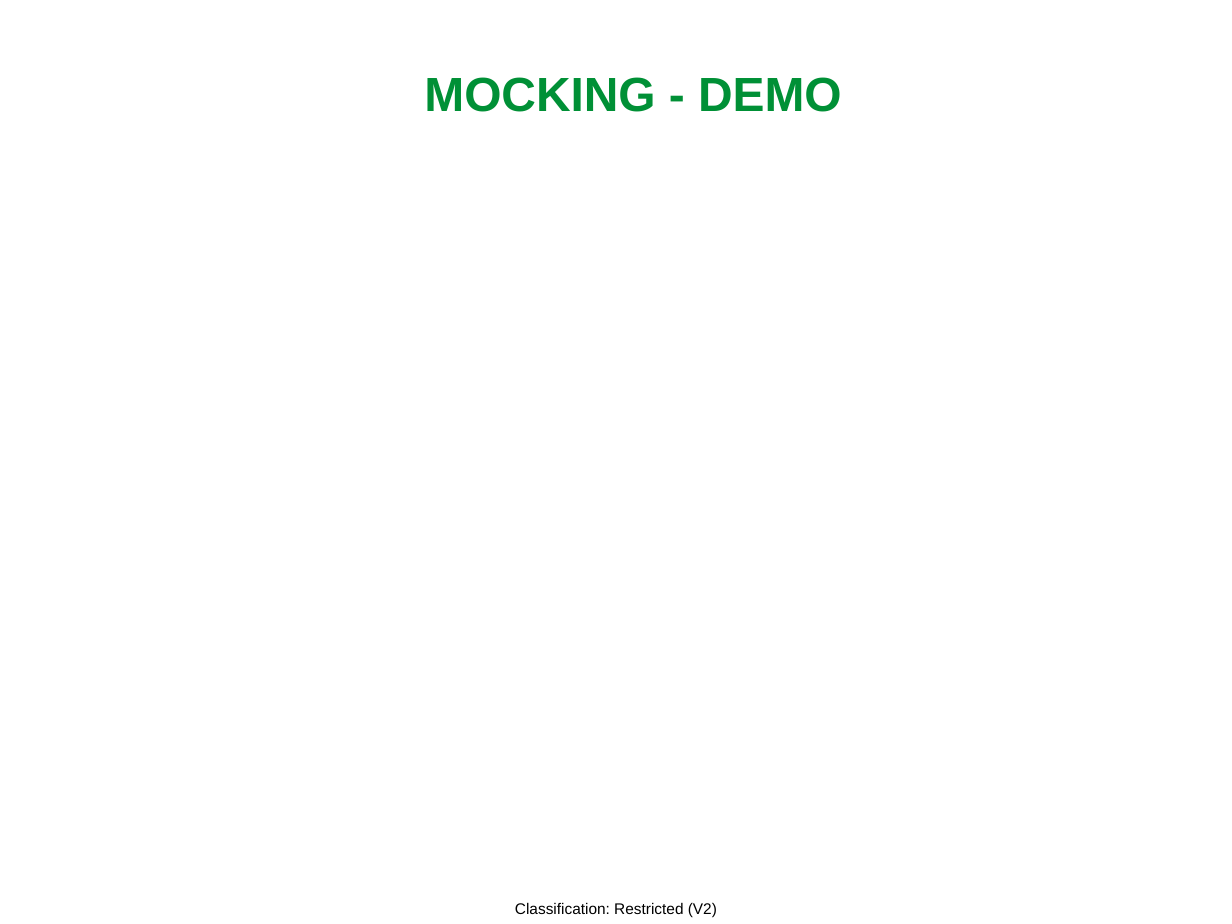
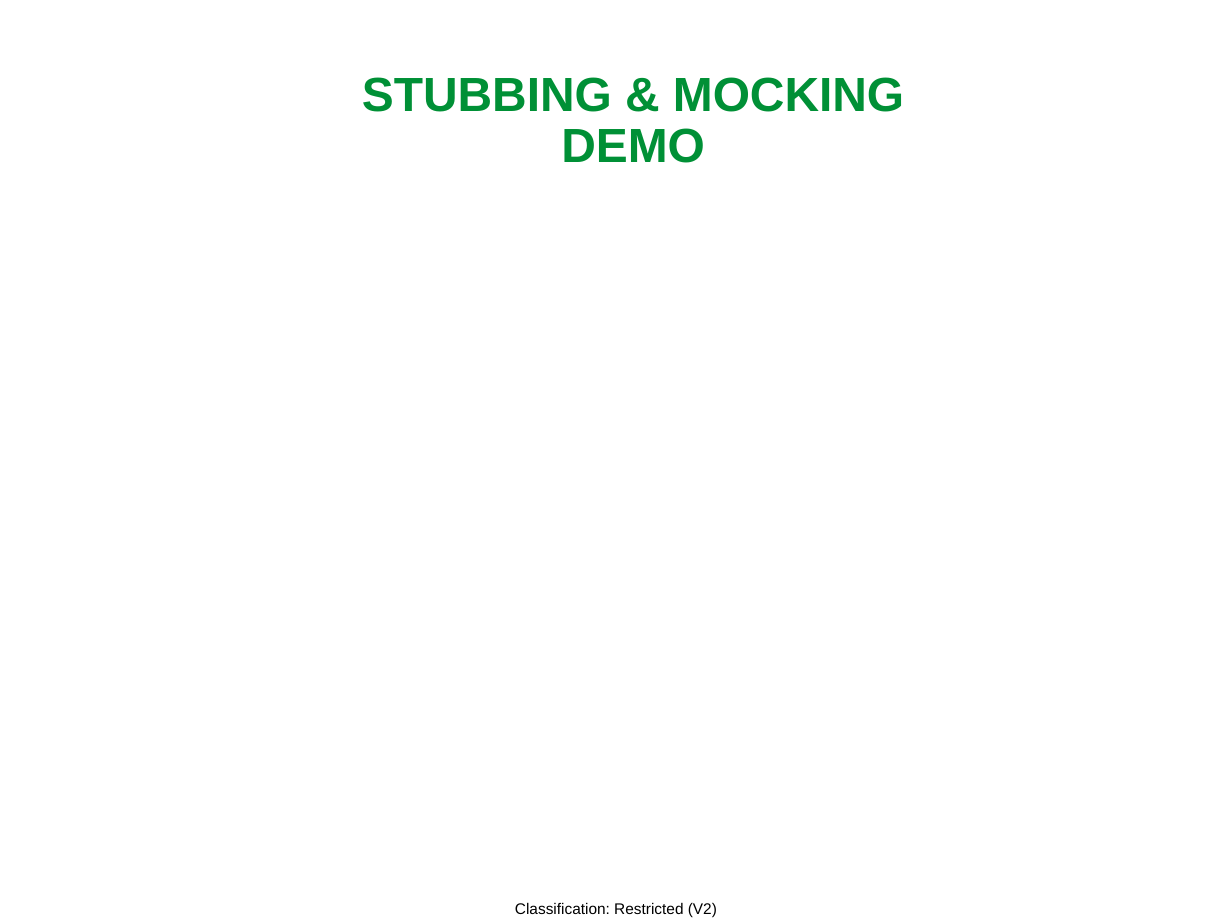
Before and after one commit to MarianCentric/summer_practice_2021, a slide deck: slide 30 of Developer testing 2021.pptx (slide 35 before the commit). Drawn at 1232x924 pixels with LibreOffice and Linux fonts; fonts in the diff are those of the drawing; background and template pictures are left out. Boxes give left, top, right and bottom in pixels: in the first picture for what was removed or moved away, otherwise in the second. Text is boxed around its words. In the diff, an @@ line names an element or a change of style, - is before the commit and + after.

```diff
--- a/Developer testing 2021.pptx
+++ b/Developer testing 2021.pptx
@@ title at (x1=362, y1=77, x2=904, y2=163): text changed @@
-MOCKING - DEMO
+STUBBING & MOCKING
+DEMO
```
Also in this commit, not shown: 55 other slides changed, 9 slides removed.
